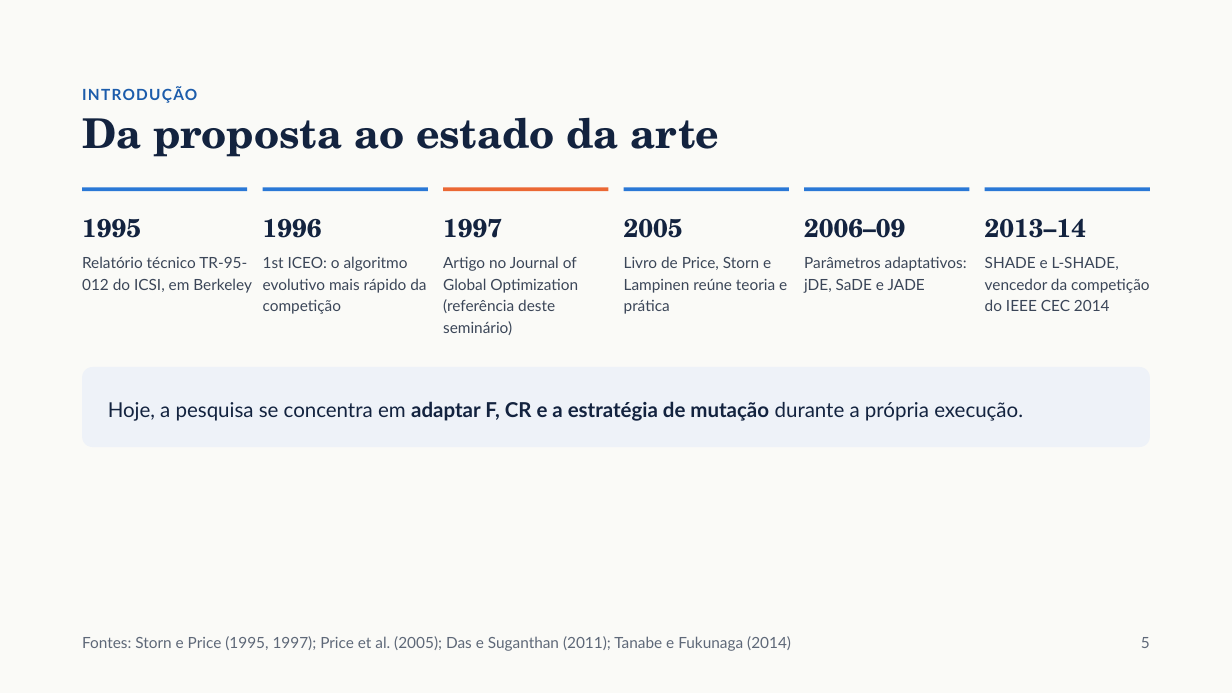
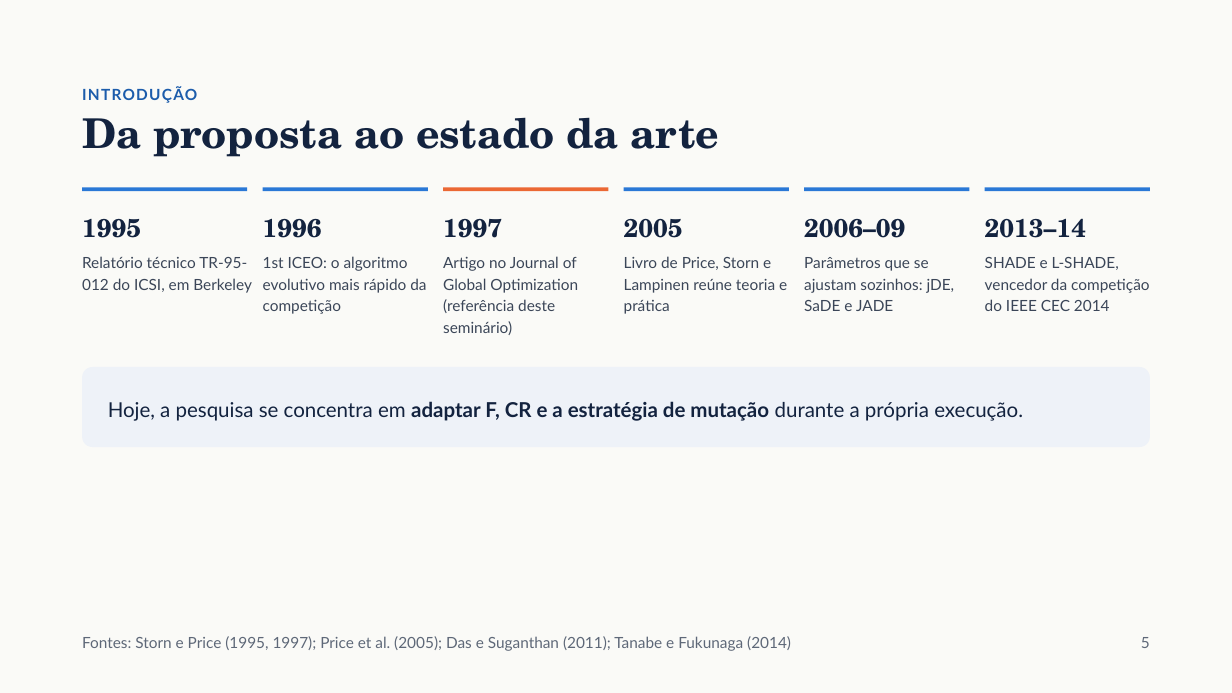
Before and after one commit to falconeee/opt-meta-heuristicas, a slide deck: slide 4 of Seminario/slides/Uma_introducao_a_Evolucao_Diferencial.pptx (slide 5 before the commit). Drawn at 1232x693 pixels with LibreOffice and Linux fonts; fonts in the diff are those of the drawing. Boxes give left, top, right and bottom in pixels: in the first picture for what was removed or moved away, otherwise in the second. Text is boxed around its words. In the diff, an @@ line names an element or a change of style, - is before the commit and + after.

```diff
--- a/Seminario/slides/Uma_introducao_a_Evolucao_Diferencial.pptx
+++ b/Seminario/slides/Uma_introducao_a_Evolucao_Diferencial.pptx
@@ text at (804,257,955,311): text changed @@
-Parâmetros adaptativos: jDE, SaDE e JADE
+Parâmetros que se ajustam sozinhos: jDE, SaDE e JADE
```
Also in this commit, not shown: 13 other slides changed, 1 slide added, 4 slides removed, 19 other files.
